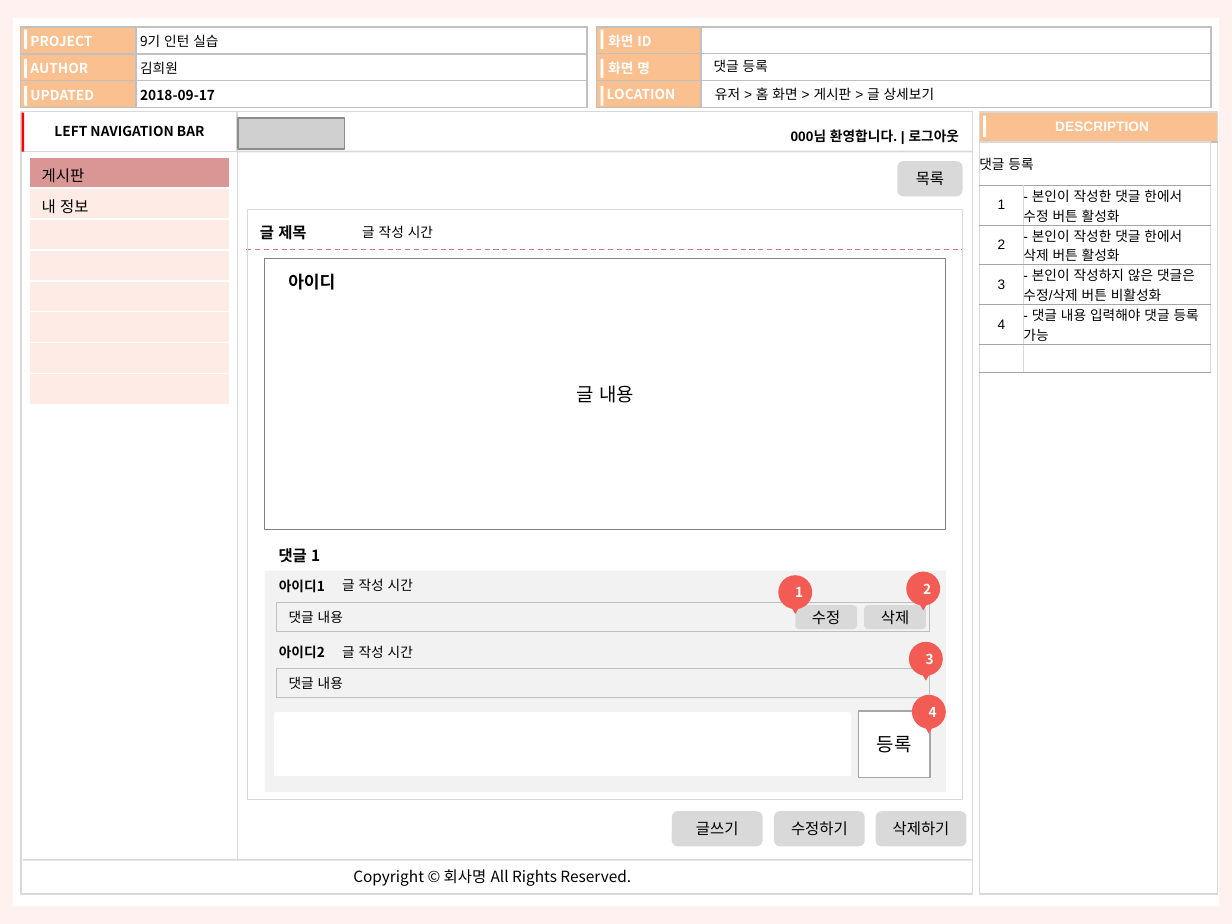
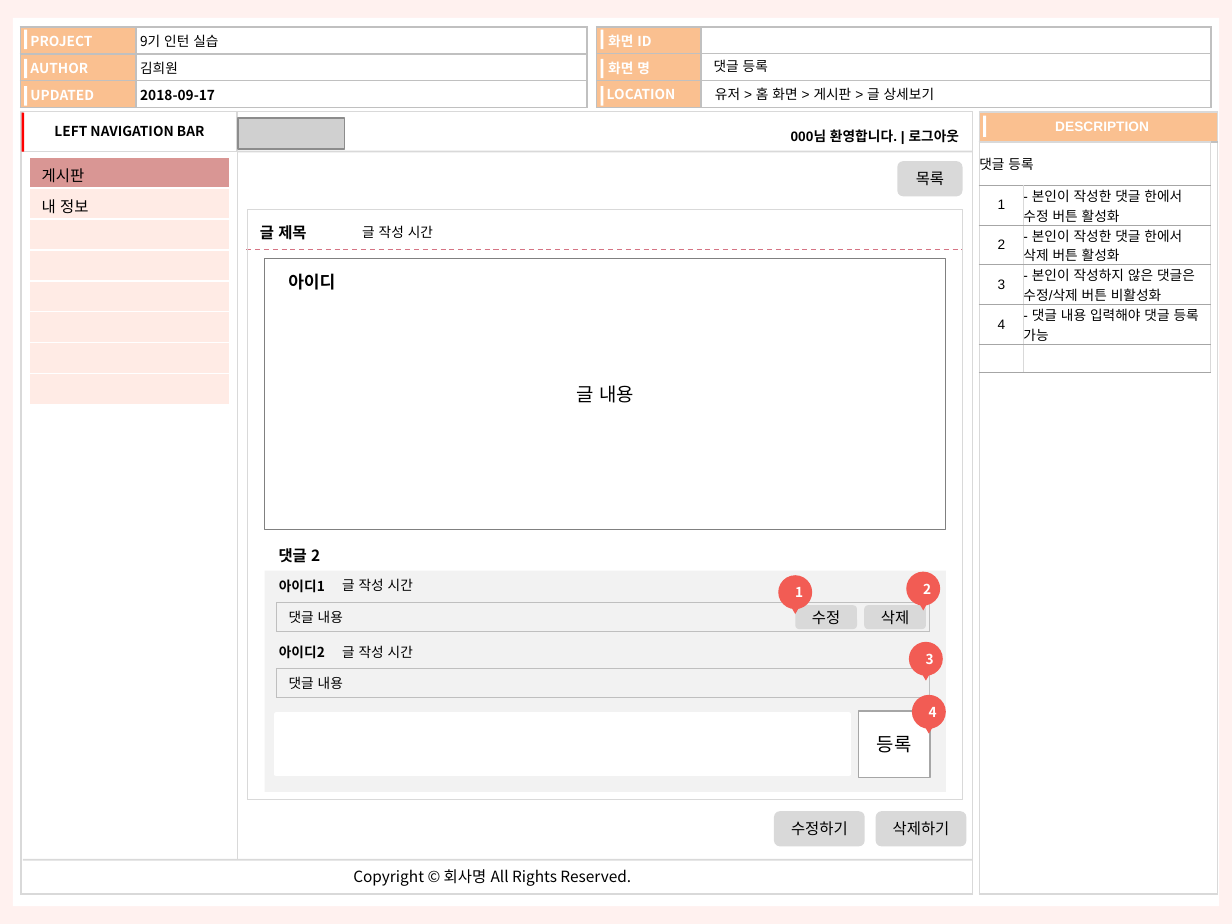
Before and after one commit to kimheewon/project, a slide deck: slide 12 of Document/사용자 화면정의서.pptx (slide 13 before the commit). Drawn at 1232x924 pixels with LibreOffice and Linux fonts; fonts in the diff are those of the drawing; grey boxes stand for pictures. Boxes give left, top, right and bottom in pixels: in the first picture for what was removed or moved away, otherwise in the second. Text is boxed around its words. In the diff, an @@ line names an element or a change of style, - is before the commit and + after.

```diff
--- a/Document/사용자 화면정의서.pptx
+++ b/Document/사용자 화면정의서.pptx
@@ text at [279, 548, 320, 563]: text changed @@
-댓글 1
+댓글 2
@@ rounded rectangle removed at [671, 811, 763, 845] @@
-글쓰기
```
Also in this commit, not shown: 7 other slides changed, 1 slide removed, 16 other files.
